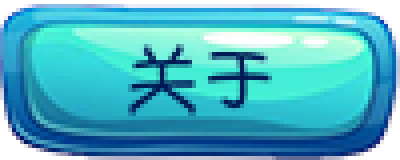
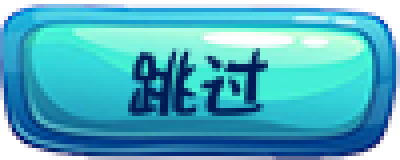
Layer changes from the first w=400, h=160 image to the second:
hid "图层 5" over left=128, top=44, right=272, bottom=116
added layer "图层 8" above "图层 7" over left=128, top=48, right=268, bottom=116
